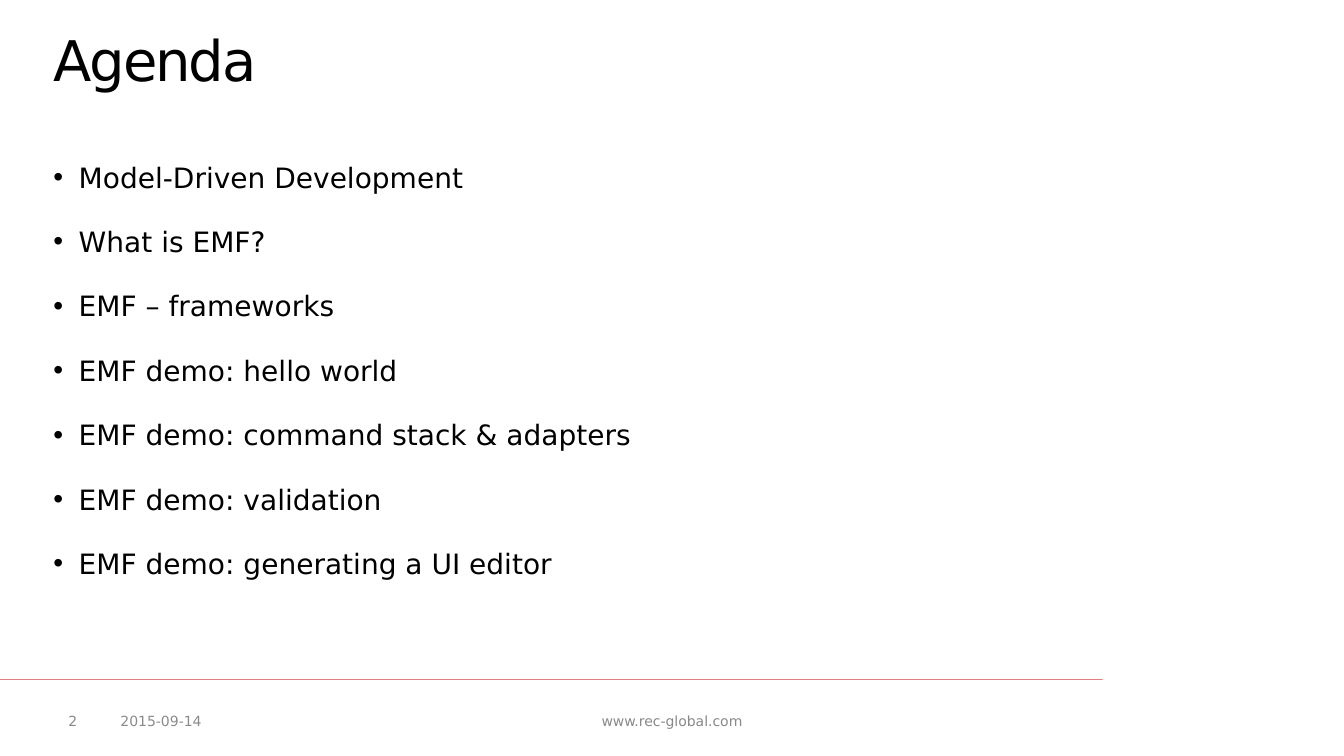
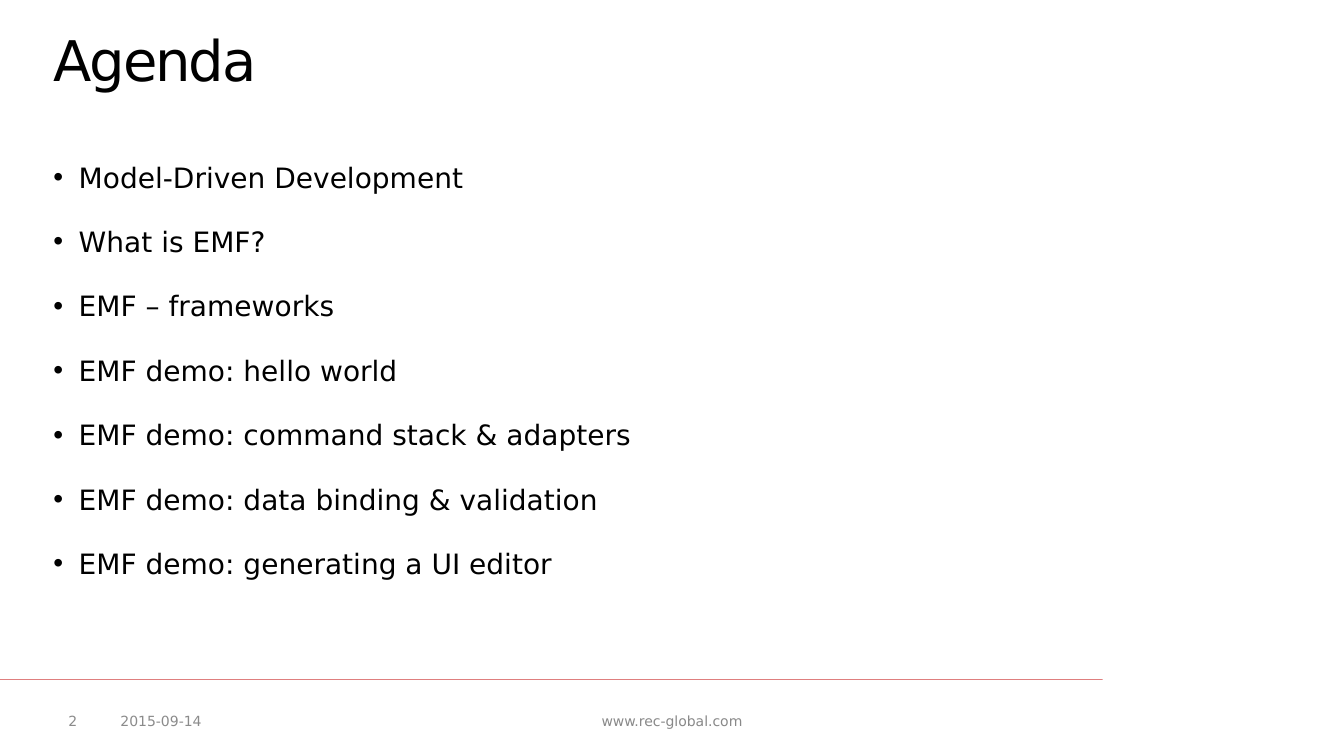
Before and after one commit to p-zalejko/jug_emf, a slide deck: slide 2 of JUG - EMF.pptx. Drawn at 1344x756 pixels with LibreOffice and Linux fonts; fonts in the diff are those of the drawing; background and template pictures are left out. Boxes give left, top, right and bottom in pixels: in the first picture for what was removed or moved away, otherwise in the second. Text is boxed around its words. In the diff, an @@ line names an element or a change of style, - is before the commit and + after.

Commit message:
added a data binding example

```diff
--- a/JUG - EMF.pptx
+++ b/JUG - EMF.pptx
@@ text at (79,488,598,516): text changed @@
-• EMF demo: validation
+• EMF demo: data binding & validation
```
Also in this commit, not shown: 3 other slides changed, 1 slide added, 4 other files.
